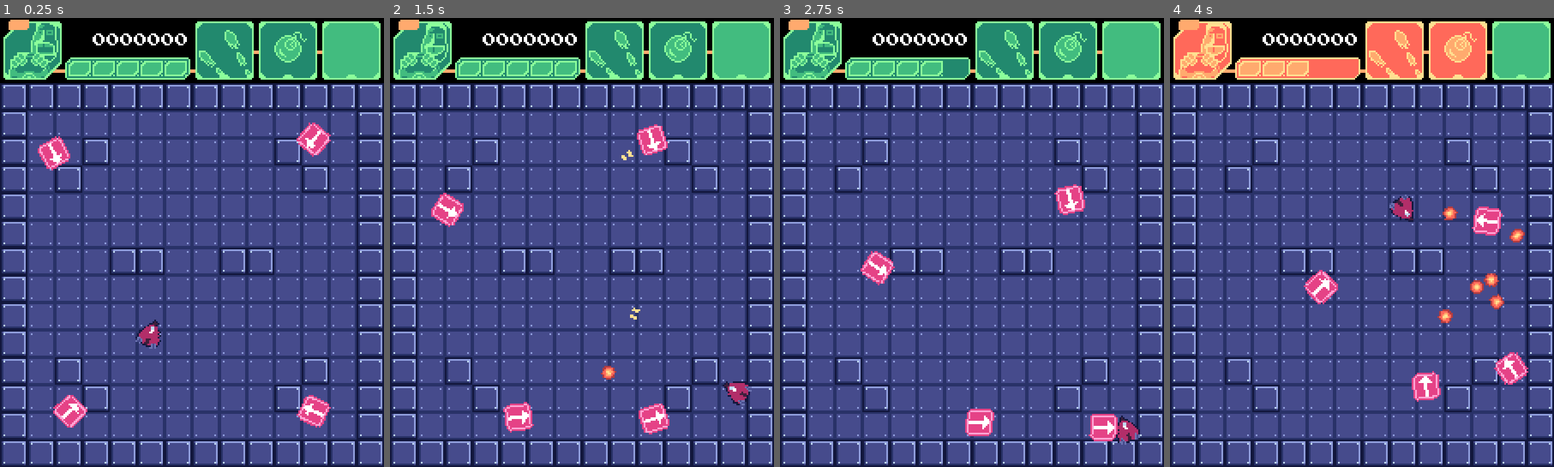
Above: before the commit, frames 1-4 (left to right).
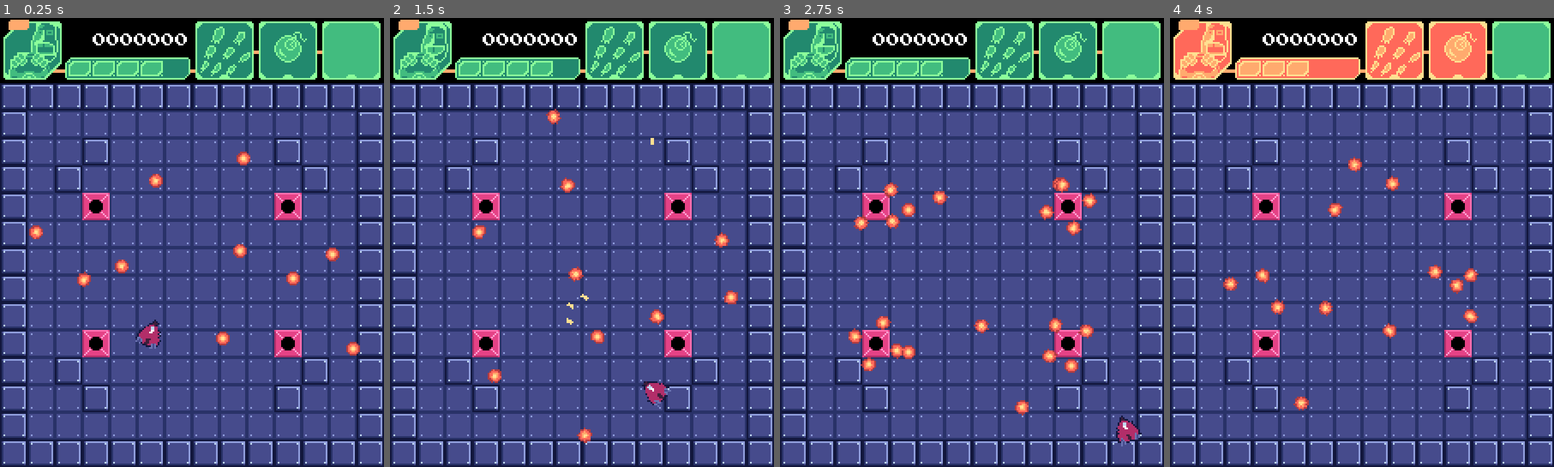
Above: after the commit, the same moments.

Repository: andresTapari/Haha-Woo-
Game: Godot game, scene res://scenes/lvl/dev_lvl.tscn
Same seed, same stepped clock (60 frames per second), same inputs: the game is played once before the commit and once after it.
Inputs (mouse positions are in pixels of both pictures, inside the frame that each line leads up to):
- Up to frame 1 (0.25 s): no input
- Up to frame 2 (1.5 s): move the mouse to (666, 220) at 0.52 s; press the mouse at (666, 220) at 0.53 s; hold Right (ui_right) 0.53-1.28 s; move the mouse to (505, 264) at 1.27 s; release the mouse at (505, 264) at 1.28 s; hold Down (ui_down) from 1.28 s (still down); click (505, 264) at 1.35 s
- Up to frame 3 (2.75 s): move the mouse to (1010, 143) at 2.02 s; release Down (ui_down) at 2.03 s; press the mouse at (1010, 143) at 2.03 s; hold Right (ui_right) from 2.03 s (still down)
- Up to frame 4 (4 s): move the mouse to (1342, 332) at 2.77 s; release Right (ui_right) at 2.78 s; release the mouse at (1342, 332) at 2.78 s; hold Up (ui_up) 2.78-3.53 s; click (1342, 332) at 2.85 s; move the mouse to (1477, 309) at 3.52 s; press the mouse at (1477, 309) at 3.53 s; hold Left (ui_left) from 3.53 s (still down)

The runs differ from the first frame. In frame 1, 5.8% of the frame differs, in the area x 7-94%, y 1-92%; in frame 2, 6.5%; in frame 3, 6.3%; in frame 4, 6.8%, in the area x 8-94%, y 1-88%.

Commit message:
Actualizar new_script.gd, movil_enemy.tscn y 5 más archivos...

Diff:
--- /dev/null
+++ b/new_script.gd
@@ -0,0 +1,4 @@
+# Enemy Class:
+extends CharacterBody2D
+
+@export var RayCast: NodePath
--- a/scenes/enemys/movile_enemy/movil_enemy.tscn
+++ b/scenes/enemys/movile_enemy/movil_enemy.tscn
@@ -10,6 +10,8 @@
 motion_mode = 1
 script = ExtResource("1_svwdb")
 cadence = 0.25
+
+[node name="VisibleOnScreenEnabler2D" type="VisibleOnScreenEnabler2D" parent="."]
 
 [node name="Icon" type="Sprite2D" parent="."]
 texture_filter = 1
--- a/scenes/enemys/static_enemy/static_enemy.tscn
+++ b/scenes/enemys/static_enemy/static_enemy.tscn
@@ -1,11 +1,13 @@
-[gd_scene load_steps=3 format=3 uid="uid://deyn5ar642d1d"]
+[gd_scene load_steps=4 format=3 uid="uid://deyn5ar642d1d"]
 
+[ext_resource type="Script" path="res://scripts/enemys/static_enemy.gd" id="1_noqoi"]
 [ext_resource type="Texture2D" uid="uid://bfufcj8gtgl8r" path="res://assets/aseprite/enemys/enemyTurrentPlaceHolder.png" id="1_xg52m"]
 
 [sub_resource type="RectangleShape2D" id="RectangleShape2D_r5086"]
 size = Vector2(16, 16)
 
-[node name="CharacterBody2D" type="CharacterBody2D"]
+[node name="static_enemy" type="CharacterBody2D" groups=["enemy"]]
+script = ExtResource("1_noqoi")
 
 [node name="Sprite2D" type="Sprite2D" parent="."]
 texture_filter = 1
@@ -14,6 +16,35 @@
 [node name="CollisionShape2D" type="CollisionShape2D" parent="."]
 shape = SubResource("RectangleShape2D_r5086")
 
-[node name="Marker2D" type="Marker2D" parent="."]
+[node name="Muzzle" type="Marker2D" parent="."]
+rotation = 3.14159
+
+[node name="Muzzle2" type="Marker2D" parent="Muzzle"]
+position = Vector2(2.38419e-07, 3)
+rotation = 1.5708
+
+[node name="Muzzle3" type="Marker2D" parent="Muzzle"]
+visible = false
+position = Vector2(-3, 0)
+rotation = 3.14159
+
+[node name="Muzzle4" type="Marker2D" parent="Muzzle"]
+visible = false
+position = Vector2(0, -3)
+rotation = -1.5708
+
+[node name="Muzzle5" type="Marker2D" parent="Muzzle"]
+visible = false
+position = Vector2(3, 0)
 
 [node name="RayCast2D" type="RayCast2D" parent="."]
+rotation = -0.000801623
+target_position = Vector2(0.218958, 42.9994)
+
+[node name="Node2D" type="Node2D" parent="."]
+
+[node name="Cadence_timer" type="Timer" parent="Node2D"]
+unique_name_in_owner = true
+one_shot = true
+
+[connection signal="timeout" from="Node2D/Cadence_timer" to="." method="_on_cadence_timer_timeout"]
--- a/scenes/lvl/dev_lvl.tscn
+++ b/scenes/lvl/dev_lvl.tscn
@@ -1,10 +1,11 @@
-[gd_scene load_steps=6 format=3 uid="uid://cwk8gql0c6kxu"]
+[gd_scene load_steps=7 format=3 uid="uid://cwk8gql0c6kxu"]
 
 [ext_resource type="Script" path="res://scripts/lvl/dev_lvl.gd" id="1_xnij3"]
 [ext_resource type="PackedScene" uid="uid://n4udfh4drfim" path="res://scenes/enemys/movile_enemy/movil_enemy.tscn" id="2_caoql"]
 [ext_resource type="TileSet" uid="uid://bvlqh8c07tj21" path="res://assets/res/tile_set.tres" id="2_ddauc"]
 [ext_resource type="PackedScene" uid="uid://od6yx3hynn6k" path="res://scenes/player/player.tscn" id="3_gamo2"]
 [ext_resource type="PackedScene" uid="uid://6grauelmth2s" path="res://scenes/ui/uiHeadder.tscn" id="3_j8qqq"]
+[ext_resource type="PackedScene" uid="uid://deyn5ar642d1d" path="res://scenes/enemys/static_enemy/static_enemy.tscn" id="6_337nv"]
 
 [node name="dev_lvl" type="Node2D"]
 script = ExtResource("1_xnij3")
@@ -16,7 +17,7 @@
 position = Vector2(0, 38)
 tile_set = ExtResource("2_ddauc")
 format = 2
-layer_0/tile_data = PackedInt32Array(0, 65538, 0, 1, 65538,  …(2164 unchanged characters)…  0, 262153, 2, 0, 327689, 2, 0, 393225, 65538, 0, 458761, 2, 0, 524297, 2, 0, 589833, 2, 0, 655369, 2, 0, 720905, 2, 0, 786441, 2, 0, 65546, 2, 0, 131082, 65538, 0, 196618, 2, 0, 262154, 2, 0, 327690, 2, 0, 393226, 2, 0, 458762, 2, 0, 524298, 2, 0, 589834, 2, 0, 655370, 2, 0, 720906, 65538, 0, 786442, 2, 0, 65547, 2, 0, 131083, 2, 0, 196619, 65538, 0, 262155, 2, 0, 327691, 2, 0, 393227, 2, 0, 458763, 2, 0, 524299, 2, 0, 589835, 2, 0, 655371, 65538, 0, 720907, 2, 0, 786443, 2, 0, 65548, 2, 0, 131084, 2, 0, 196620, 2, 0, 262156, 2, 0, 327692, 2, 0, 393228, 2, 0, 458764, 2, 0, 524300, 2, 0, 589836, 2, 0, 655372, 2, 0, 720908, 2, 0, 786444, 2, 0, 393220, 65538, 0, 393221, 65538, 0, 393222, 2, 0, 393223, 2, 0, 393224, 65538, 0)
+layer_0/tile_data = PackedInt32Array(0, 65538, 0, 1, 65538,  …(2164 unchanged characters)…  0, 262153, 2, 0, 327689, 2, 0, 393225, 2, 0, 458761, 2, 0, 524297, 2, 0, 589833, 2, 0, 655369, 2, 0, 720905, 2, 0, 786441, 2, 0, 65546, 2, 0, 131082, 65538, 0, 196618, 2, 0, 262154, 2, 0, 327690, 2, 0, 393226, 2, 0, 458762, 2, 0, 524298, 2, 0, 589834, 2, 0, 655370, 2, 0, 720906, 65538, 0, 786442, 2, 0, 65547, 2, 0, 131083, 2, 0, 196619, 65538, 0, 262155, 2, 0, 327691, 2, 0, 393227, 2, 0, 458763, 2, 0, 524299, 2, 0, 589835, 2, 0, 655371, 65538, 0, 720907, 2, 0, 786443, 2, 0, 65548, 2, 0, 131084, 2, 0, 196620, 2, 0, 262156, 2, 0, 327692, 2, 0, 393228, 2, 0, 458764, 2, 0, 524300, 2, 0, 589836, 2, 0, 655372, 2, 0, 720908, 2, 0, 786444, 2, 0, 393220, 2, 0, 393221, 2, 0, 393222, 2, 0, 393223, 2, 0, 393224, 2, 0)
 
 [node name="Player" parent="." instance=ExtResource("3_gamo2")]
 unique_name_in_owner = true
@@ -24,23 +25,43 @@
 rotation = -1.57079
 
 [node name="movil_enemy" parent="." instance=ExtResource("2_caoql")]
+visible = false
 position = Vector2(39, 78)
 SPEED = 2000.0
 player_path = NodePath("../Player")
 
 [node name="movil_enemy2" parent="." instance=ExtResource("2_caoql")]
+visible = false
 position = Vector2(185, 78)
 SPEED = 2000.0
 player_path = NodePath("../Player")
 
 [node name="movil_enemy3" parent="." instance=ExtResource("2_caoql")]
+visible = false
 position = Vector2(40, 222)
 SPEED = 2000.0
 player_path = NodePath("../Player")
 
 [node name="movil_enemy4" parent="." instance=ExtResource("2_caoql")]
+visible = false
 position = Vector2(184, 222)
 SPEED = 2000.0
 player_path = NodePath("../Player")
 
+[node name="static_enemy" parent="." instance=ExtResource("6_337nv")]
+position = Vector2(168, 190)
+player_path = NodePath("../Player")
+
+[node name="static_enemy2" parent="." instance=ExtResource("6_337nv")]
+position = Vector2(56, 190)
+player_path = NodePath("../Player")
+
+[node name="static_enemy3" parent="." instance=ExtResource("6_337nv")]
+position = Vector2(56, 110)
+player_path = NodePath("../Player")
+
+[node name="static_enemy4" parent="." instance=ExtResource("6_337nv")]
+position = Vector2(168, 110)
+player_path = NodePath("../Player")
+
 [connection signal="update_ui" from="Player" to="uiHeadder" method="_on_player_update_ui"]
--- /dev/null
+++ b/scripts/enemys/enemy_class.gd
@@ -0,0 +1,19 @@
+# Enemy Class:
+extends CharacterBody2D
+
+class_name ENEMY_CLASS
+
+@export var RayCast_node_path: NodePath
+@export var Muzzle_node_path: NodePath
+
+var rayCast: RayCast2D
+var muzzle: Marker2D
+
+func _ready():
+	if not RayCast_node_path.is_empty():
+		rayCast = get_node(RayCast_node_path)
+	if not Muzzle_node_path != null:
+		muzzle = get_node(Muzzle_node_path)
+
+func _process(delta):
+	pass
--- /dev/null
+++ b/scripts/enemys/static_enemy.gd
@@ -0,0 +1,51 @@
+extends CharacterBody2D
+
+# Señales emitidas:
+signal update_score(score)
+
+	# Escenas
+@onready var BULLET:= preload("res://scenes/enemys/ammo/enemey_bullet.tscn")
+
+# Nodos
+@onready var rayCast2D        := $RayCast2D
+@onready var muzzle_container := $Muzzle
+
+# Parametros:
+@export var player_path: NodePath
+@export var cadence: float = .5
+
+# Variables:: Character
+var player: CharacterBody2D
+var shoot_en: bool = true
+
+func _ready():
+	%Cadence_timer.wait_time = cadence
+	if not player_path.is_empty():
+		player = get_node(player_path)
+
+func _process(delta):
+	if not player:
+		return
+	var target_pos: Vector2 = player.position - self.position
+	$Muzzle.look_at(player.global_position)
+	if shoot_en: shoot()
+#	rayCast2D.target_position = target_pos
+#	rayCast2D.force_raycast_update()
+#	var collider = rayCast2D.get_collider()
+#	if collider.is_in_group("player") and shoot_en:
+#		shoot()
+
+func shoot():
+	%Cadence_timer.start()
+	shoot_en = false
+	var muzzles = muzzle_container.get_children()
+	for element in muzzles:
+		var b = BULLET.instantiate()
+		b.transform = element.global_transform
+		get_parent().add_child(b)
+
+func hurt(damage: int) -> void:
+	pass
+
+func _on_cadence_timer_timeout():
+	shoot_en = true
--- a/scripts/player/player.gd
+++ b/scripts/player/player.gd
@@ -8,18 +8,18 @@
 
 # Variables de exportacion
 @export var VELOCIDAD:      int = 10000   	# velocidad de movimiento
-@export var muzzle_stage:   int = 1			# estado actual de modo de disparo
+@export var muzzle_stage:   int = 2			# estado actual de modo de disparo
 @export var idle_time:    float = 1.0		# duración de tiempo idle
 @export var cadence_time: float = .5		# cadencia de disparo
 
 # Variables internas
 var health = 5								# Vida de player
-var direccion :  Vector2  = Vector2.ZERO		# Direccon a donde moverse
+var direccion :  Vector2  = Vector2.ZERO	# Direccon a donde moverse
 var muzzle_stage_1: Array = []				# Array de muzzle_1
 var muzzle_stage_2: Array = []				# Array de muzzle_2
 var muzzle_stage_3: Array = []				# Array de muzzle_3
-var idle_estate_en: bool = false			# Bandera de estado idle
-var shoot_en:       bool = true				# Bandera de disparo habilitado
+var idle_estate_en: bool  = false			# Bandera de estado idle
+var shoot_en:       bool  = true			# Bandera de disparo habilitado
 
 func _ready() -> void:
 	muzzle_stage_1 = $Muzzle_stage_1.get_children()
@@ -65,6 +65,8 @@
 	if muzzle_stage == 3:
 		current_muzzle_list = muzzle_stage_2 +  muzzle_stage_3
 
+
+
 	for muzzle in current_muzzle_list:
 		var b = BULLET.instantiate()
 		b.transform = muzzle.global_transform
